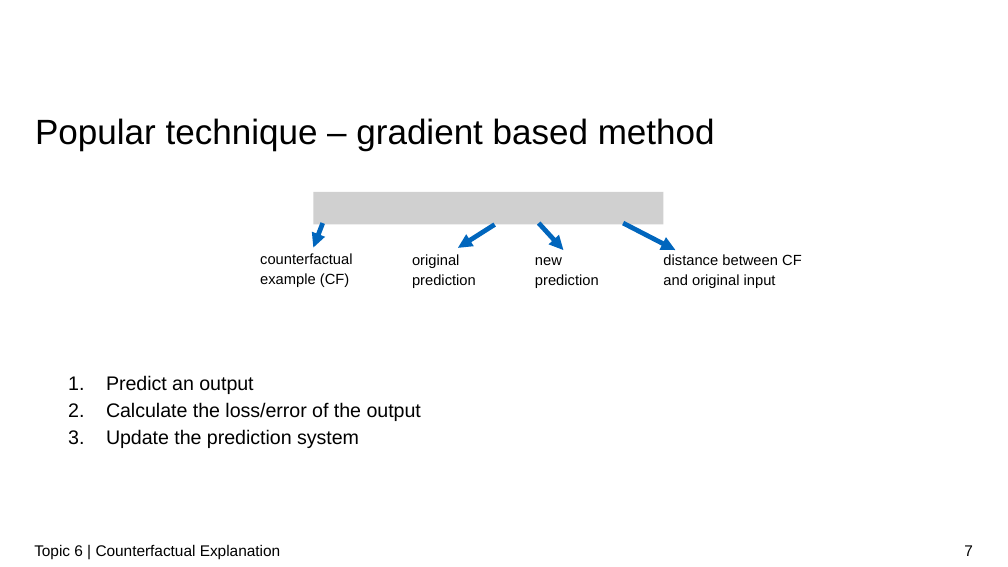
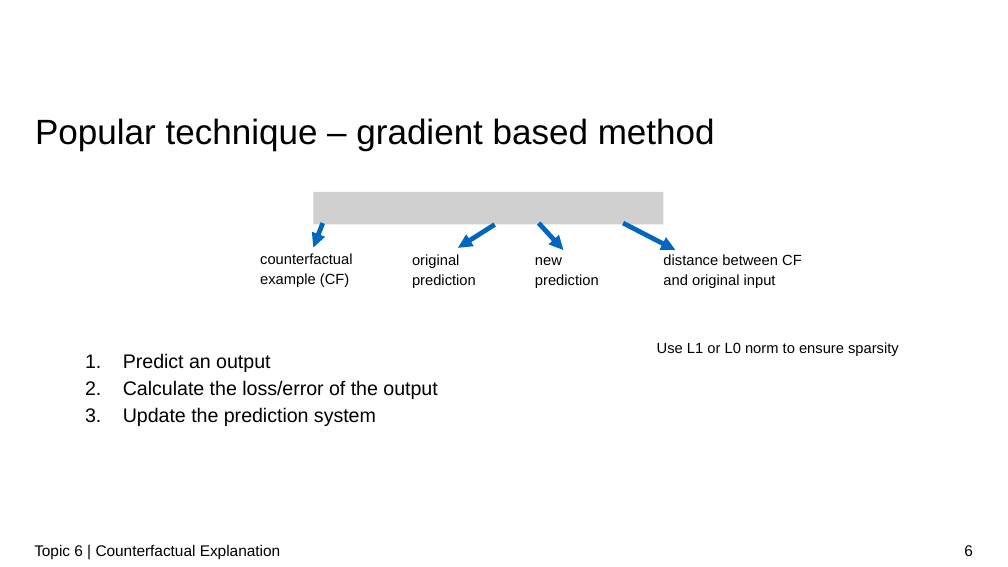
Before and after one commit to zhaochenyuangit/xAISeminar, a slide deck: slide 6 of presentation/XAI_counterfactual.pptx (slide 7 before the commit). Drawn at 1008x567 pixels with LibreOffice and Linux fonts; fonts in the diff are those of the drawing; grey boxes stand for pictures; background and template pictures are left out. Boxes give left, top, right and bottom in pixels: in the first picture for what was removed or moved away, otherwise in the second. Text is boxed around its words. In the diff, an @@ line names an element or a change of style, - is before the commit and + after.

```diff
--- a/presentation/XAI_counterfactual.pptx
+++ b/presentation/XAI_counterfactual.pptx
@@ text "Predict an output": place and size @@
-text "Predict an output" at [106, 375, 421, 448]
+text "Predict an output" at [123, 353, 437, 426]
@@ text added at [657, 342, 899, 356], 14 pt, text #000000 @@
+Use L1 or L0 norm to ensure sparsity
@@ page number at [964, 545, 973, 556]: text changed @@
-7
+6
```
Also in this commit, not shown: 2 other slides changed, 34 other files.
